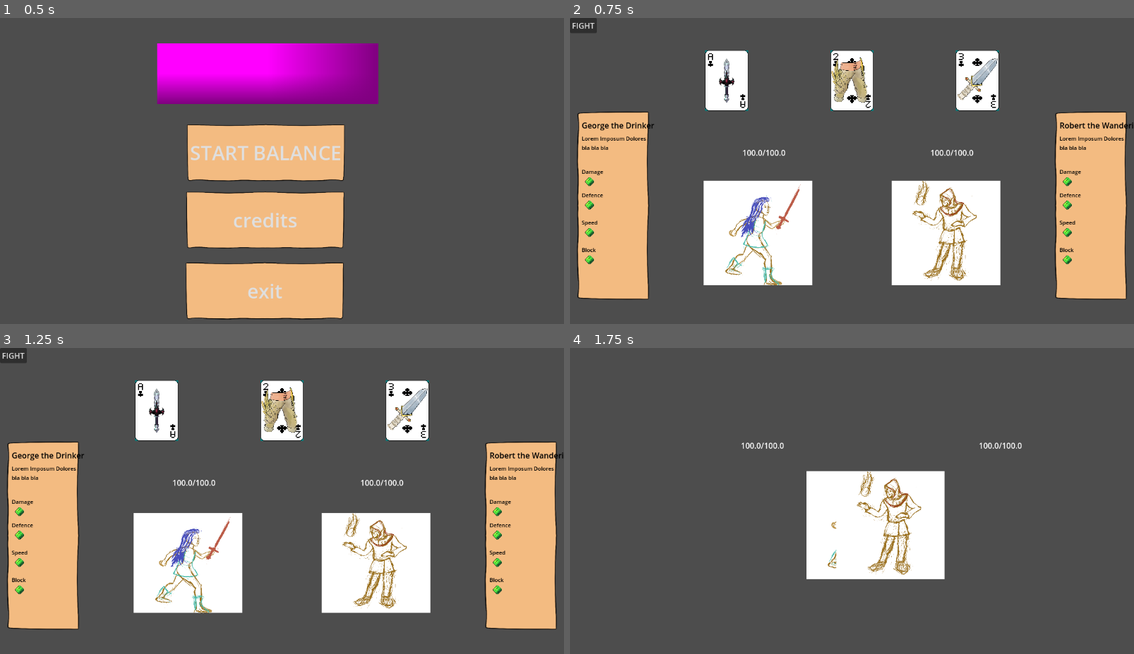
Above: before the commit, frames 1-4 (two rows, left to right).
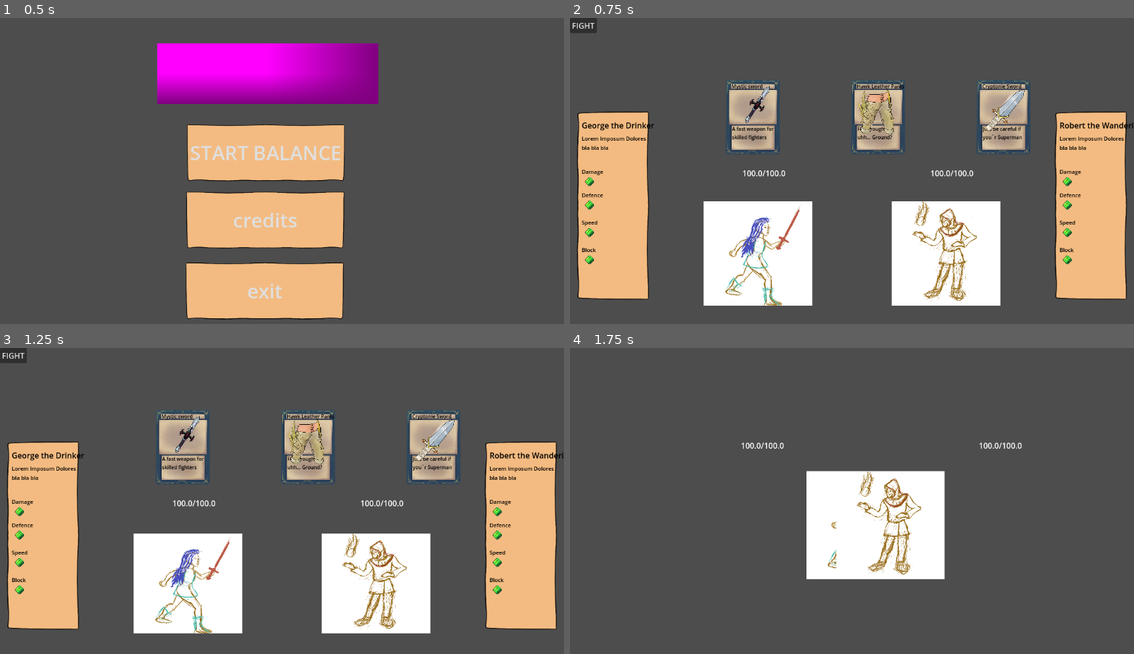
Above: after the commit, the same moments.

Repository: cncptpr/balance-your-character
Game: Godot game, scene res://game.tscn
Same seed, same stepped clock (60 frames per second), same inputs: the game is played once before the commit and once after it.
Inputs:
- Up to frame 1 (0.5 s): no input
- Up to frame 2 (0.75 s): click "START BALANCE" at 0.5 s
- Up to frame 3 (1.25 s): no input
- Up to frame 4 (1.75 s): click "FIGHT" at 1.25 s

Frame 1 is identical in both runs. In frame 2, 18% of the frame differs, in the area x 23-82%, y 10-95%; in frame 3, 18%; in frame 4, nothing differs.

Commit message:
Propper cards

Diff:
--- a/cards/card.gd
+++ b/cards/card.gd
@@ -6,7 +6,7 @@
 		equipment_scene = value
 		did_equipment_scene_change = true
 
-var equipment: Node = null
+var equipment: Equipment = null
 var did_equipment_scene_change := true
 
 # For drag & drop
@@ -34,13 +34,17 @@
 func update_equipment() -> void:
 	if equipment and is_instance_valid(equipment):
 		print("Freeing old equipment")
+		$Label.text = ""
+		$Label2.text = ""
 		equipment.queue_free()
 		equipment = null
 
 	if equipment_scene:
 		print("Instantiating new equipment")
 		equipment = equipment_scene.instantiate()
-		add_child(equipment)
+		$Pos.add_child(equipment)
+		$Label.text = equipment.title
+		$Label2.text = equipment.desciption
 
 		if Engine.is_editor_hint():
 			equipment.owner = get_tree().edited_scene_root
--- a/cards/card.tscn
+++ b/cards/card.tscn
@@ -1,24 +1,53 @@
-[gd_scene load_steps=4 format=3 uid="uid://qooyspnlm20q"]
+[gd_scene load_steps=6 format=3 uid="uid://qooyspnlm20q"]
 
 [ext_resource type="Script" uid="uid://dutjptnw2b6ob" path="res://cards/card.gd" id="1_nwofj"]
-[ext_resource type="Texture2D" uid="uid://fee7fff67pao" path="res://assets/concept-art/Clubs-88x124.png" id="2_4k7q8"]
+[ext_resource type="Texture2D" uid="uid://c2454krks5oqr" path="res://assets/equipment/F_Card.png" id="2_nwofj"]
 
 [sub_resource type="RectangleShape2D" id="RectangleShape2D_4k7q8"]
-size = Vector2(96, 128)
+size = Vector2(108, 150)
+
+[sub_resource type="LabelSettings" id="LabelSettings_4k7q8"]
+font_size = 10
+font_color = Color(0, 0, 0, 1)
+
+[sub_resource type="LabelSettings" id="LabelSettings_nwofj"]
+font_size = 10
+font_color = Color(0, 0, 0, 1)
 
 [node name="Card" type="Node2D" groups=["dropable"]]
+position = Vector2(48, 64)
 script = ExtResource("1_nwofj")
 
 [node name="Area2D" type="Area2D" parent="."]
 
 [node name="CollisionShape2D" type="CollisionShape2D" parent="Area2D"]
+position = Vector2(6, 11)
 shape = SubResource("RectangleShape2D_4k7q8")
 
 [node name="Sprite2D" type="Sprite2D" parent="."]
-texture = ExtResource("2_4k7q8")
-hframes = 5
-vframes = 3
+position = Vector2(6, 10)
+scale = Vector2(0.1, 0.089)
+texture = ExtResource("2_nwofj")
 region_rect = Rect2(0, 0, 88, 124)
+
+[node name="Label" type="Label" parent="."]
+offset_left = -38.0
+offset_top = -59.0
+offset_right = 2.0
+offset_bottom = -36.0
+label_settings = SubResource("LabelSettings_4k7q8")
+metadata/_edit_use_anchors_ = true
+
+[node name="Label2" type="Label" parent="."]
+offset_left = -37.0
+offset_top = 28.0
+offset_right = 52.0
+offset_bottom = 78.0
+label_settings = SubResource("LabelSettings_nwofj")
+autowrap_mode = 3
+
+[node name="Pos" type="Node2D" parent="."]
+position = Vector2(7, 1)
 
 [connection signal="body_entered" from="Area2D" to="." method="_on_area_2d_body_entered"]
 [connection signal="body_exited" from="Area2D" to="." method="_on_area_2d_body_exited"]
--- a/equipment/equipment_selection_scene.tscn
+++ b/equipment/equipment_selection_scene.tscn
@@ -8,10 +8,10 @@
 script = ExtResource("1_gcc0y")
 
 [node name="PlayerPos1" parent="." instance=ExtResource("2_5wtt2")]
-position = Vector2(384, 576)
+position = Vector2(384, 618)
 
 [node name="PlayerPos2" parent="." instance=ExtResource("2_5wtt2")]
-position = Vector2(768, 576)
+position = Vector2(768, 618)
 
 [node name="CardPos1" type="Node2D" parent="."]
 position = Vector2(320, 128)
--- a/equipment/lightning_coated_boots/lightning_coated_boots.tscn
+++ b/equipment/lightning_coated_boots/lightning_coated_boots.tscn
@@ -1,7 +1,8 @@
-[gd_scene load_steps=4 format=3 uid="uid://von0orupifrw"]
+[gd_scene load_steps=5 format=3 uid="uid://von0orupifrw"]
 
 [ext_resource type="Script" uid="uid://bo1i0lv8dti7f" path="res://equipment/equipment.gd" id="1_papac"]
 [ext_resource type="Script" uid="uid://dwlbo8pci7g2t" path="res://equipment/stats.gd" id="2_yh0rx"]
+[ext_resource type="Texture2D" uid="uid://dh6d5dqt87j0c" path="res://assets/equipment/CL_LightningCoatedBoots.png" id="3_jnuxa"]
 
 [sub_resource type="Resource" id="Resource_jnuxa"]
 script = ExtResource("2_yh0rx")
@@ -24,3 +25,7 @@
 title = "Lightning Coated Boots"
 desciption = "Feel the bursts of lightning go up your Legs"
 metadata/_custom_type_script = "uid://bo1i0lv8dti7f"
+
+[node name="Sprite2D" type="Sprite2D" parent="."]
+scale = Vector2(0.1, 0.1)
+texture = ExtResource("3_jnuxa")
--- a/equipment/mytic_sword/mytic_sword.tscn
+++ b/equipment/mytic_sword/mytic_sword.tscn
@@ -20,6 +20,8 @@
 metadata/_custom_type_script = "uid://dwlbo8pci7g2t"
 
 [node name="MyticSword" type="Node2D"]
+position = Vector2(0, -1.90735e-06)
+rotation = 0.579614
 script = ExtResource("1_76ocb")
 stats = SubResource("Resource_j4lqd")
 title = "Mystic sword"
@@ -27,5 +29,6 @@
 metadata/_custom_type_script = "uid://bo1i0lv8dti7f"
 
 [node name="Sprite2D" type="Sprite2D" parent="."]
+position = Vector2(-2.06982, -17.7684)
 scale = Vector2(0.1, 0.1)
 texture = ExtResource("2_pp8oo")
--- a/player.gd
+++ b/player.gd
@@ -33,6 +33,8 @@
 		if equipment is not Equipment:
 			continue
 		$Appearance/Sprite2D/Inventory.add_child(equipment)
+		if !EquipmentRegisty.weapons.has(equipmentScene):
+			equipment.visible = false
 		collected_stats.apply_stats(equipment.defend())
 	collected_stats.apply_mods()
 	max_health = collected_stats.health
Binary file added: assets/equipment/F_Card.png
Not shown, added: assets/equipment/F_Card.png.import
